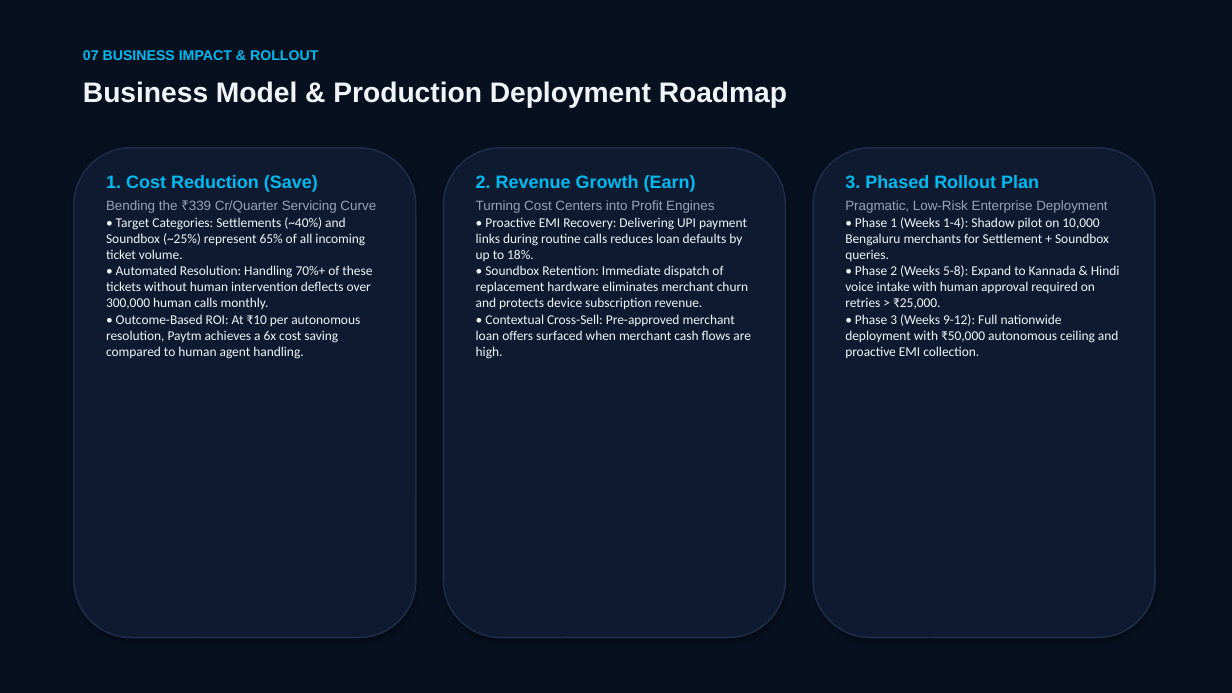
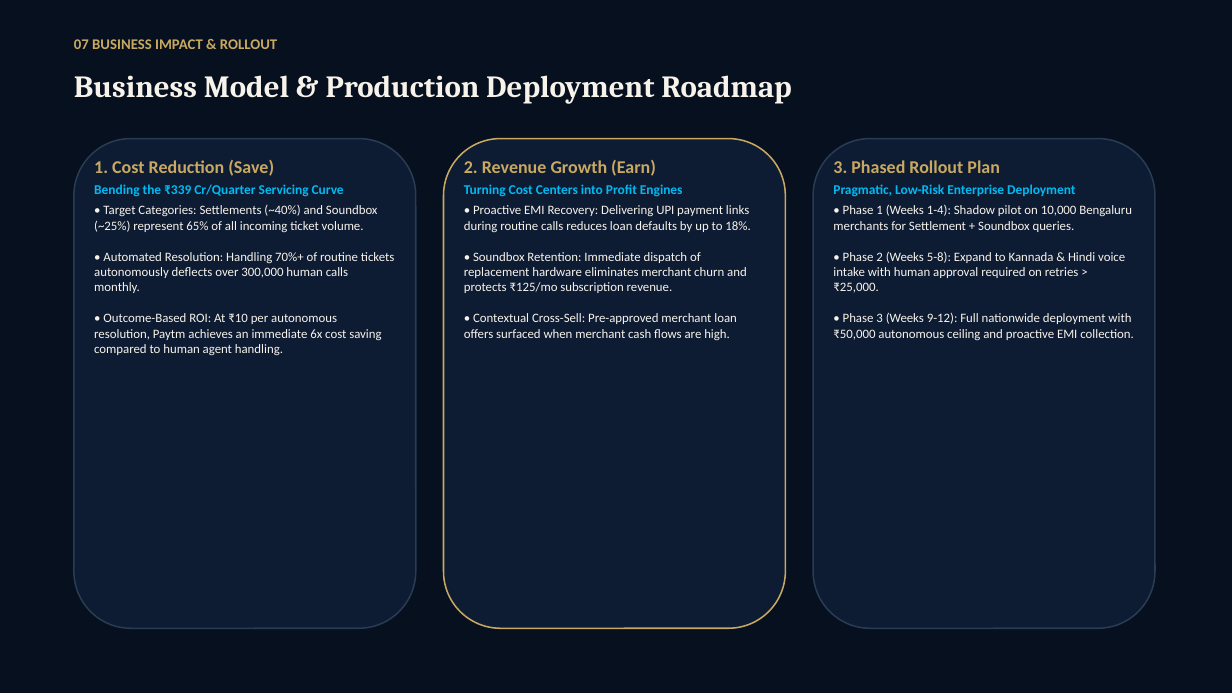
Before and after one commit to Tenali-Radhika/sahayak, a slide deck: slide 8 of Sahayak_Final_Evaluation_Prototype.pptx. Drawn at 1232x693 pixels with LibreOffice and Linux fonts; fonts in the diff are those of the drawing; background and template pictures are left out; a plain dark background stands for a picture behind light text. Boxes give left, top, right and bottom in pixels: in the first picture for what was removed or moved away, otherwise in the second. Text is boxed around its words. In the diff, an @@ line names an element or a change of style, - is before the commit and + after.

Commit message:
Polish prototype UI and evaluation deck
Refresh the presentation with the SahayakLuxe theme and improve the prototype’s scenario navigation, voice controls, execution progress, safety-gate states, and simulated-action disclosures. Regenerate the audit ledger for the latest demo run.

```diff
--- a/Sahayak_Final_Evaluation_Prototype.pptx
+++ b/Sahayak_Final_Evaluation_Prototype.pptx
@@ background #FFFFFF to picture (left out) @@
@@ rectangle at [0,0,1232,693]: fill #07101E to #06101F; shadow off @@
@@ text "07 BUSINESS IMPACT & ROLLOUT": place and size @@
-text "07 BUSINESS IMPACT & ROLLOUT" at [83,50,318,60]
+text "07 BUSINESS IMPACT & ROLLOUT" at [74,39,277,49]
@@ text "07 BUSINESS IMPACT & ROLLOUT" at [74,39,277,49]: size 11 to 11.5 pt, font Arial to Calibri, text colour #00BAF2 to #C9A961 @@
@@ text "Business Model & Production Deployment ..." at [74,75,791,104]: size 22 to 24 pt, font Arial to Cambria, text colour #F1F5F9 to #F7F3EA @@
@@ rounded rectangle at [74,139,416,628]: fill #0E1A30 to #0D1B33; outline #1E2E4A 1.2 pt to #2A3B54 1.2 pt; shadow off @@
@@ rounded rectangle at [444,139,786,628]: fill #0E1A30 to #0D1B33; outline #1E2E4A 1.2 pt to #C9A961 1.2 pt; shadow off @@
@@ 3 rounded rectangles: place and size @@
-3 rounded rectangles at [74,148,1155,638]
+3 rounded rectangles at [74,139,1155,628]
@@ rounded rectangle at [813,139,1155,628]: fill #0E1A30 to #0D1B33; outline #1E2E4A 1.2 pt to #2A3B54 1.2 pt; shadow off @@
@@ text at [94,160,344,197]: font Arial to Calibri in "1. Cost Reduction (Save)", "Bending the ₹339 Cr/Quarter Servicing Curve"; text colour #00BAF2 to #C9A961 in "1. Cost Reduction (Save)"; text colour #94A3B8 to #00BAF2, bold on in "Bending the ₹339 Cr/Quarter Servicing Curve"; less space between paragraphs @@
@@ text "1. Cost Reduction (Save)": place and size @@
-text "1. Cost Reduction (Save)" at [106,175,376,359]
+text "1. Cost Reduction (Save)" at [94,160,395,355]
@@ text at [464,160,683,197]: font Arial to Calibri in "2. Revenue Growth (Earn)", "Turning Cost Centers into Profit Engines"; text colour #00BAF2 to #C9A961 in "2. Revenue Growth (Earn)"; text colour #94A3B8 to #00BAF2, bold on in "Turning Cost Centers into Profit Engines"; less space between paragraphs @@
@@ text "2. Revenue Growth (Earn)": place and size @@
-text "2. Revenue Growth (Earn)" at [476,175,751,359]
+text "2. Revenue Growth (Earn)" at [464,160,750,340]
@@ text "3. Phased Rollout Plan": place and size @@
-text "3. Phased Rollout Plan" at [845,175,1120,358]
+text "3. Phased Rollout Plan" at [833,160,1134,340]
@@ text "3. Phased Rollout Plan" at [833,160,1134,340]: font Arial to Calibri in "3. Phased Rollout Plan", "Pragmatic, Low-Risk Enterprise Deployment"; text colour #00BAF2 to #C9A961 in "3. Phased Rollout Plan"; text colour #94A3B8 to #00BAF2, bold on in "Pragmatic, Low-Risk Enterprise Deployment"; size 10.5 to 10 pt, text colour #F1F5F9 to #F7F3EA in "• Phase 1 (Weeks 1-4): Shadow pilot ..."; less space between paragraphs; more space between paragraphs @@
@@ text at [94,205,395,355]: text changed; size 10.5 to 10 pt; text colour #F1F5F9 to #F7F3EA @@
-• Target Categories: Settlements (~40%) and Soundbox (~25%) represent 65% of all incoming ticket volume.
-• Automated Resolution: Handling 70%+ of these tickets without human intervention deflects over 300,000 human calls monthly.
-• Outcome-Based ROI: At ₹10 per autonomous resolution, Paytm achieves a 6x cost saving compared to human agent handling.
+• Target Categories: Settlements (~40%) and Soundbox (~25%) represent 65% of all incoming ticket volume.
+• Automated Resolution: Handling 70%+ of routine tickets autonomously deflects over 300,000 human calls monthly.
+• Outcome-Based ROI: At ₹10 per autonomous resolution, Paytm achieves an immediate 6x cost saving compared to human agent handling.
@@ text at [464,205,750,340]: text changed; size 10.5 to 10 pt; text colour #F1F5F9 to #F7F3EA @@
-• Proactive EMI Recovery: Delivering UPI payment links during routine calls reduces loan defaults by up to 18%.
-• Soundbox Retention: Immediate dispatch of replacement hardware eliminates merchant churn and protects device subscription revenue.
-• Contextual Cross-Sell: Pre-approved merchant loan offers surfaced when merchant cash flows are high.
+• Proactive EMI Recovery: Delivering UPI payment links during routine calls reduces loan defaults by up to 18%.
+• Soundbox Retention: Immediate dispatch of replacement hardware eliminates merchant churn and protects ₹125/mo subscription revenue.
+• Contextual Cross-Sell: Pre-approved merchant loan offers surfaced when merchant cash flows are high.
```
Also in this commit, not shown: 7 other slides changed, 3 other files.
